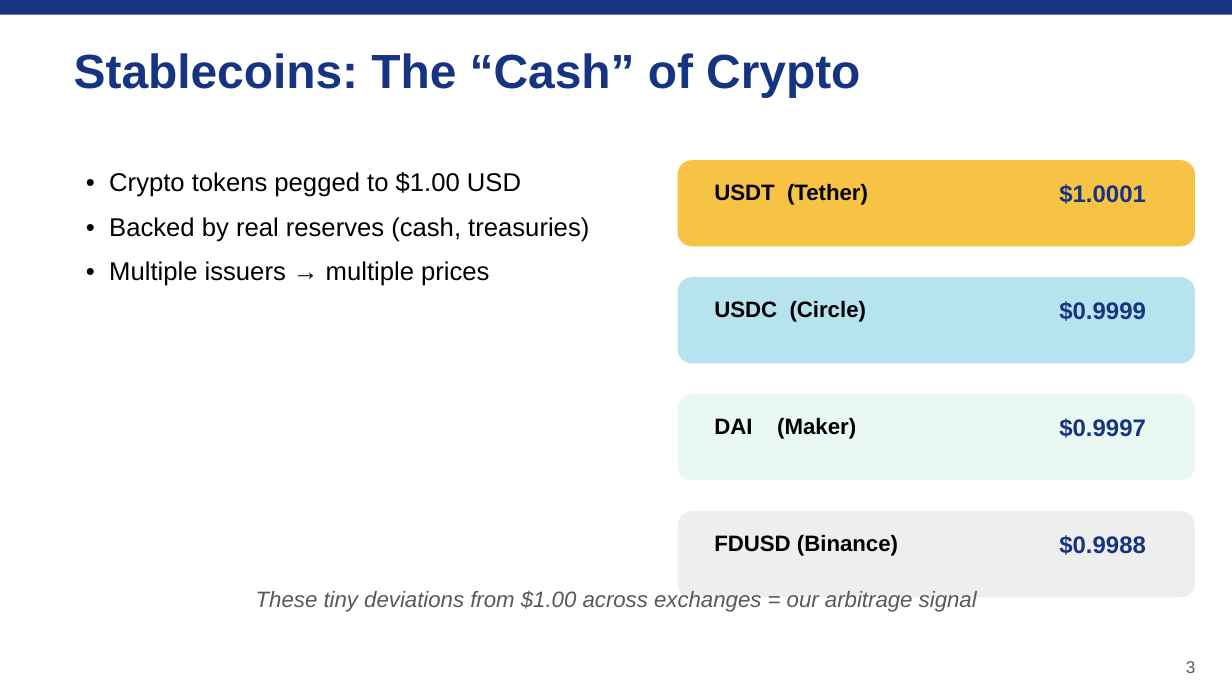
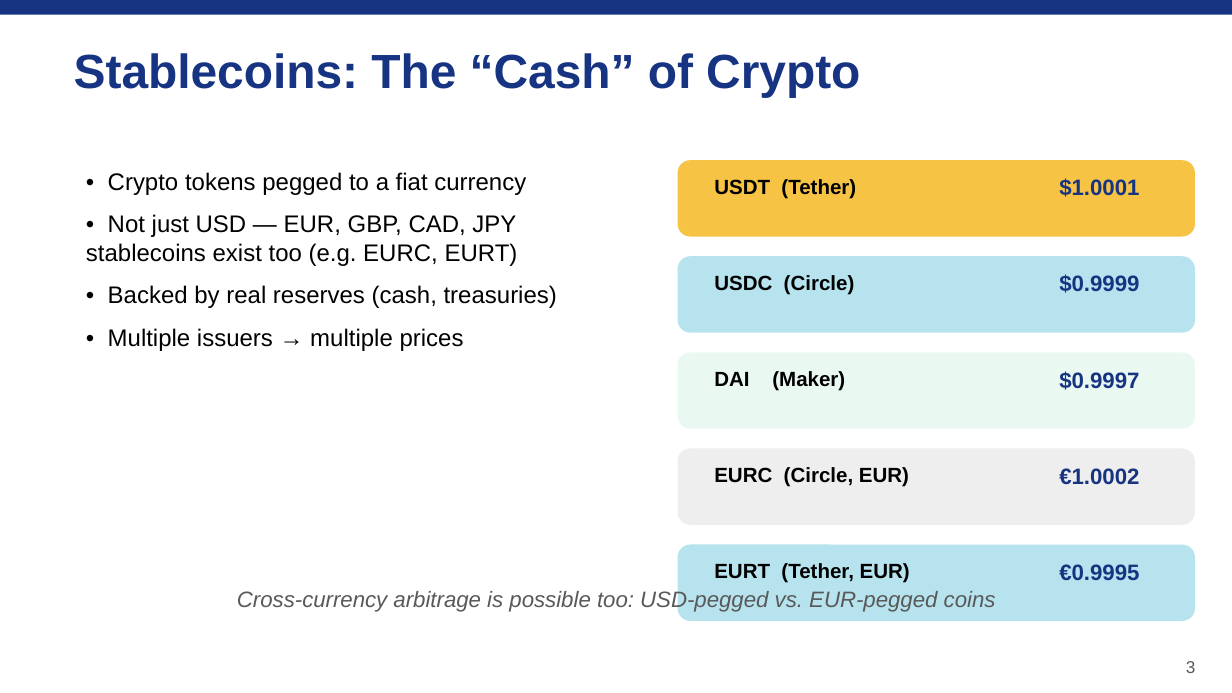
Before and after one commit to kevinl03/Stablecoin-CrossExchange-Arbitrage, a slide deck: slide 3 of astar_arbitrage_deck.pptx. Drawn at 1232x693 pixels with LibreOffice and Linux fonts; fonts in the diff are those of the drawing. Boxes give left, top, right and bottom in pixels: in the first picture for what was removed or moved away, otherwise in the second. Text is boxed around its words. In the diff, an @@ line names an element or a change of style, - is before the commit and + after.

```diff
--- a/astar_arbitrage_deck.pptx
+++ b/astar_arbitrage_deck.pptx
@@ text at [86,172,526,266]: text changed; size 15 to 14 pt @@
-• Crypto tokens pegged to $1.00 USD
+• Crypto tokens pegged to a fiat currency
+• Not just USD — EUR, GBP, CAD, JPY
+stablecoins exist too (e.g. EURC, EURT)
@@ rounded rectangle: place and size @@
-rounded rectangle at [678,160,1195,246]
+rounded rectangle at [678,160,1195,237]
@@ rounded rectangle: place and size @@
-rounded rectangle at [678,277,1195,363]
+rounded rectangle at [678,256,1195,333]
@@ text "USDC (Circle)": place and size @@
-text "USDC (Circle)" at [714,301,866,322]
+text "USDC (Circle)" at [714,275,855,295]
@@ text "$0.9999": place and size @@
-text "$0.9999" at [1059,301,1146,321]
+text "$0.9999" at [1059,274,1139,293]
@@ text at [108,285,557,351]: size 15 to 14 pt in "• Backed by real reserves (cash, treasuries)", "• Multiple issuers → multiple prices" @@
@@ rounded rectangle: place and size @@
-rounded rectangle at [678,394,1195,480]
+rounded rectangle at [678,352,1195,429]
@@ size 13 to 12 pt in 3 elements at [714,179,856,198], [714,275,855,295], [714,371,845,391] @@
@@ text "DAI (Maker)": place and size @@
-text "DAI (Maker)" at [714,418,856,439]
+text "DAI (Maker)" at [714,371,845,391]
@@ size 14 to 13 pt in 3 elements at [1059,178,1139,197], [1059,274,1139,293], [1059,371,1139,390] @@
@@ text "$0.9997": place and size @@
-text "$0.9997" at [1059,418,1146,438]
+text "$0.9997" at [1059,371,1139,390]
@@ rounded rectangle: place and size @@
-rounded rectangle at [678,511,1195,598]
+rounded rectangle at [678,448,1195,525]
@@ text added at [714,467,909,487], 12 pt, text #000000, bold @@
+EURC (Circle, EUR)
@@ text added at [1059,468,1139,485], 13 pt, text #173482, bold @@
+€1.0002
@@ text removed at [714,535,898,556] @@
-FDUSD (Binance)
@@ rounded rectangle added at [678,545,1195,621], fill #B6E3EE @@
@@ text added at [714,563,910,583], 12 pt, text #000000, bold @@
+EURT (Tether, EUR)
@@ text at [1059,564,1139,580]: text changed; size 14 to 13 pt @@
-$0.9988
+€0.9995
@@ text at [237,589,996,612]: text changed @@
-These tiny deviations from $1.00 across exchanges = our arbitrage signal
+Cross-currency arbitrage is possible too: USD-pegged vs. EUR-pegged coins
```
Also in this commit, not shown: 4 other slides changed, 1 other file.
